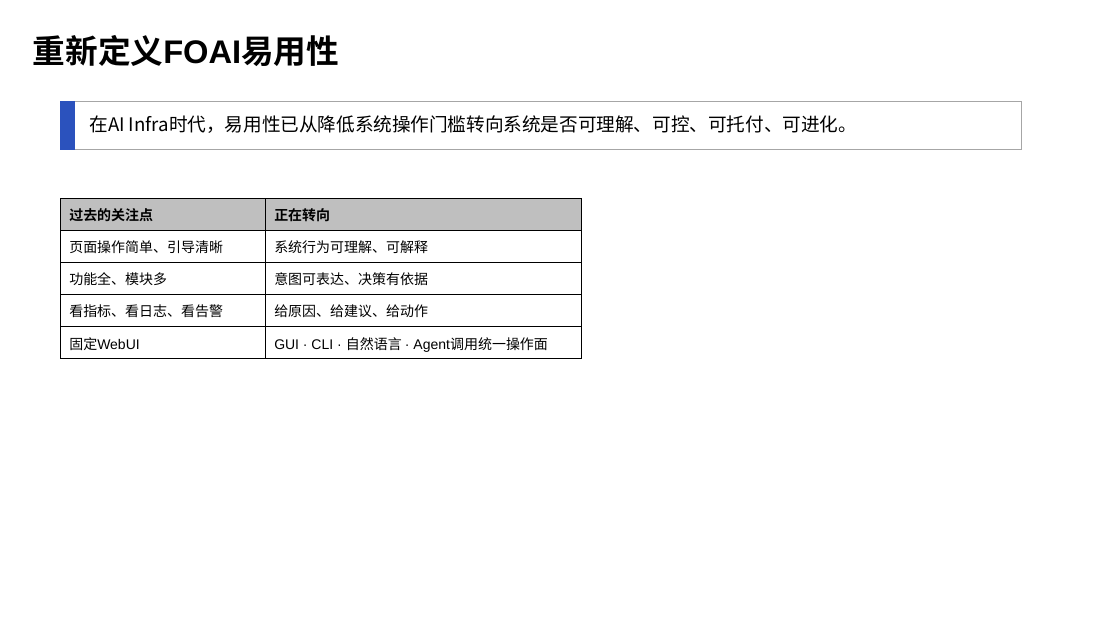
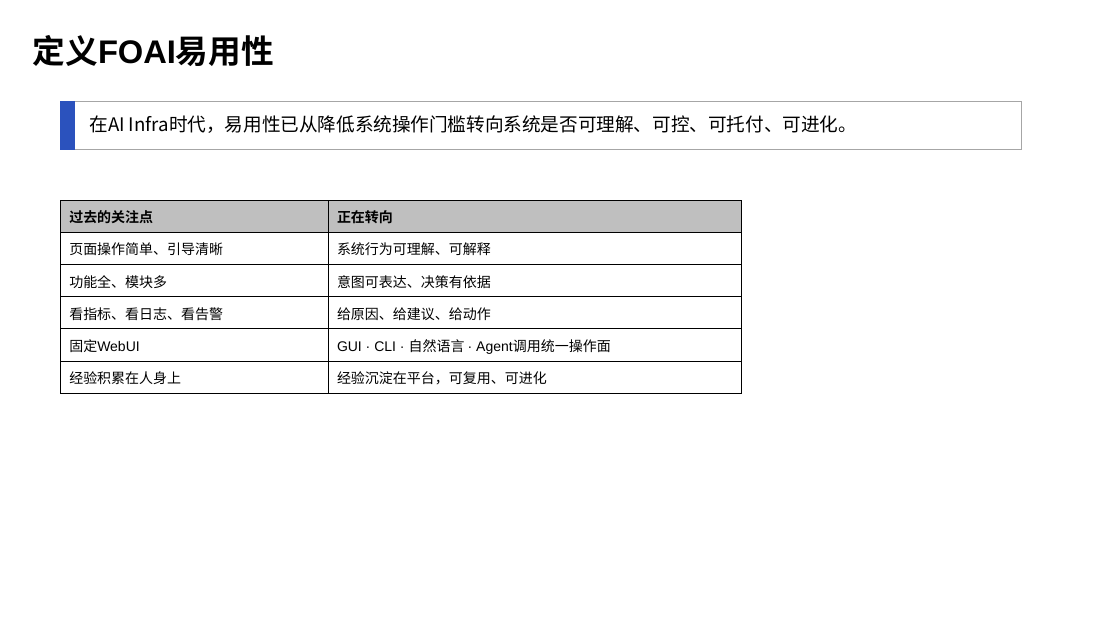
Before and after one commit to ccyang-aier/Orin, a slide deck: slide 3 of maas/新建文件夹/foai.pptx (slide 4 before the commit). Drawn at 1120x630 pixels with LibreOffice and Linux fonts; fonts in the diff are those of the drawing. Boxes give left, top, right and bottom in pixels: in the first picture for what was removed or moved away, otherwise in the second. Text is boxed around its words. In the diff, an @@ line names an element or a change of style, - is before the commit and + after.

Commit message:
ma

```diff
--- a/maas/新建文件夹/foai.pptx
+++ b/maas/新建文件夹/foai.pptx
@@ text at (33,35,274,66): text changed @@
-重新定义FOAI易用性
+定义FOAI易用性
@@ table at (60,201,741,393) @@
+row 6: 经验积累在人身上 | 经验沉淀在平台，可复用、可进化
@@ table: place and size @@
-table at (60,199,581,360)
+table at (60,201,741,393)
```
Also in this commit, not shown: 1 other slide changed, 2 slides added, 1 slide removed.
